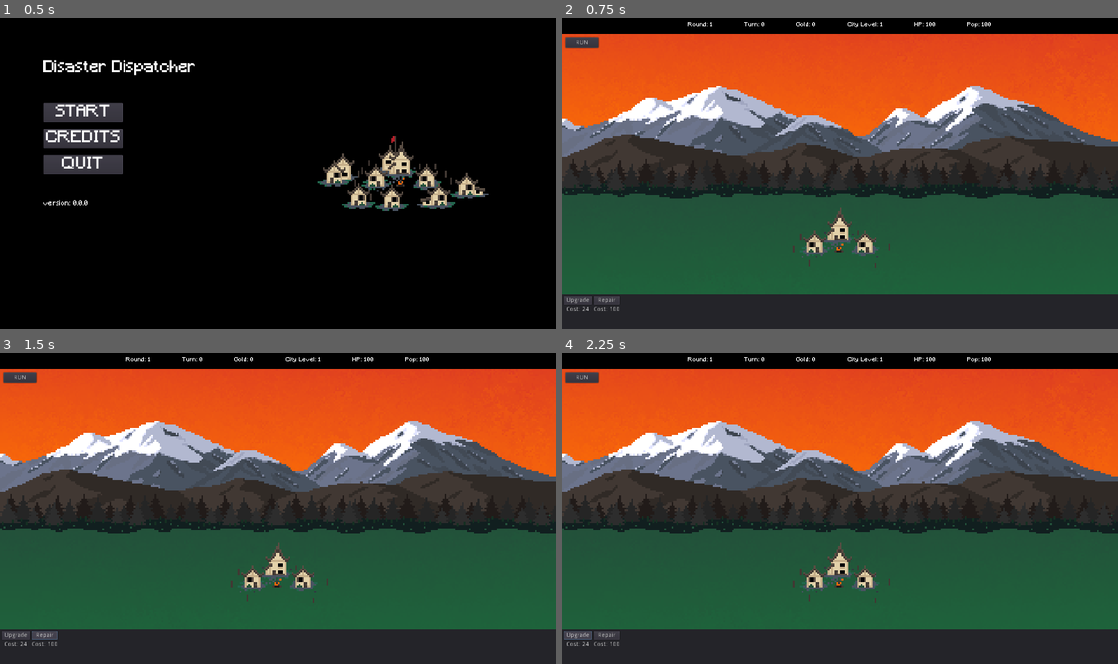
Above: before the commit, frames 1-4 (two rows, left to right).
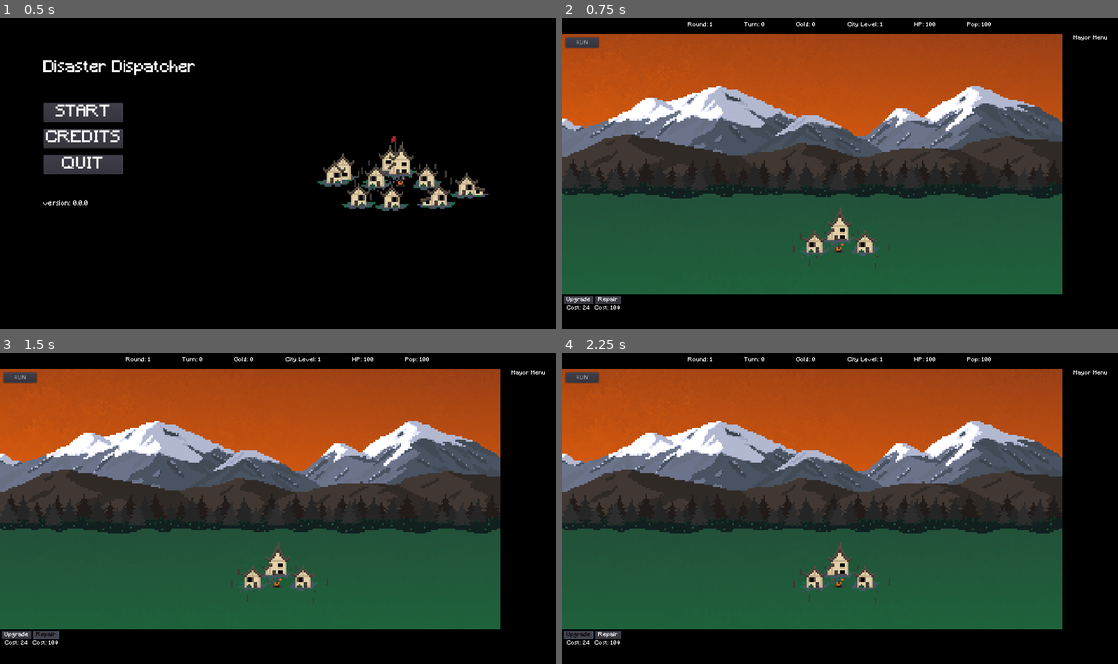
Above: after the commit, the same moments.

Repository: terrainbuilder52/Disaster_Dispatcher
Game: Godot game, scene res://scenes/TitleMenu.tscn
The game is run twice, just before and just after one commit, with the same random seed, the same clock (stepped at 60 frames per second) and the same inputs.
Inputs:
- Up to frame 1 (0.5 s): no input
- Up to frame 2 (0.75 s): click "START" at 0.5 s
- Up to frame 3 (1.5 s): click "Repair" at 1.25 s
- Up to frame 4 (2.25 s): click "Upgrade" at 2 s

Frame 1 is identical in both runs. In frame 2, 41% of the frame differs, in the area x 0-100%, y 5-100%; in frame 3, 41%; in frame 4, 41%.

Commit message:
Added basic mayor menu. The plague

Diff:
--- a/Disaster_Dispatcher/City.gd
+++ b/Disaster_Dispatcher/City.gd
@@ -66,17 +66,19 @@
 	elif city_level == 3:
 		$Sprite.texture = city_level_3
 
+func _on_RepairCityButton_pressed():
+	if health != max_health:
+		if gold >= 100:
+			health += 20
+			gold -= 100
 
+#DISASTERS
 func _on_World_fire_disaster():
 	health -= 1
-
 
 func _on_World_flood_disaster():
 	health -= 2
 	population -= 2
 
-
-func _on_RepairCityButton_pressed():
-	if gold >= 100:
-		health += 20
-		gold -= 100
+func _on_World_plague_disaster():
+		population -= 25
--- a/Disaster_Dispatcher/Main_Scene.gd
+++ b/Disaster_Dispatcher/Main_Scene.gd
@@ -13,6 +13,7 @@
 signal clear_disaster
 signal fire_disaster
 signal flood_disaster
+signal plague_disaster
 signal tornado_disaster
 signal monster_disaster
 signal rainbow_disaster
@@ -52,6 +53,9 @@
 		game_round += 1
 		disaster_list.clear()
 		disaster_generation(max_turn)
+		$FireDisaster.hide()
+		$FloodDisaster.hide()
+		$PlagueDisaster.hide()
 # GENERATE DISASTER MAP
 func disaster_generation(round_length):
 	for i in range(round_length):
@@ -76,6 +80,10 @@
 		emit_signal("flood_disaster")
 		$FloodDisaster.show()
 		time_passed = 30
+	elif disasters_list[3] in disaster_list[turn]:
+		emit_signal("plague_disaster")
+		$PlagueDisaster.show()
+		time_passed = 30
 
 # SIGNAL FUNCTIONS
 func _on_City_has_died():
@@ -86,3 +94,8 @@
 
 func _on_StartGameButton_pressed():
 	start_game = true
+
+
+
+func _on_World_plague_disaster():
+	pass # Replace with function body.
--- a/Disaster_Dispatcher/WorldUI.gd
+++ b/Disaster_Dispatcher/WorldUI.gd
@@ -12,8 +12,10 @@
 
 	if start_game == true:
 		$ActionMenu/Panel.hide()
+		$MayorMenu/Panel.hide()
 	else:
 		$ActionMenu/Panel.show()
+		$MayorMenu/Panel.show()
 
 	# CITY
 	var city_scene = get_parent().get_node("City")
--- a/Disaster_Dispatcher/scenes/GUI/ActionMenu.tscn
+++ b/Disaster_Dispatcher/scenes/GUI/ActionMenu.tscn
@@ -1,9 +1,12 @@
-[gd_scene format=2]
+[gd_scene load_steps=2 format=2]
+
+[ext_resource path="res://WorldUI_theme.tres" type="Theme" id=1]
 
 [node name="ActionMenu" type="MarginContainer"]
 anchor_right = 1.0
 anchor_bottom = 1.0
 rect_min_size = Vector2( 100, 40 )
+theme = ExtResource( 1 )
 custom_constants/margin_top = 600
 __meta__ = {
 "_edit_use_anchors_": false
@@ -24,18 +27,18 @@
 }
 
 [node name="UpgradeContainer" type="VBoxContainer" parent="Panel/HBoxContainer"]
-margin_right = 65.0
-margin_bottom = 38.0
+margin_right = 71.0
+margin_bottom = 40.0
 
 [node name="UpgradeCityButton" type="Button" parent="Panel/HBoxContainer/UpgradeContainer"]
-margin_right = 65.0
-margin_bottom = 20.0
+margin_right = 71.0
+margin_bottom = 21.0
 text = "Upgrade"
 
 [node name="CostLabel" type="Label" parent="Panel/HBoxContainer/UpgradeContainer"]
-margin_top = 24.0
-margin_right = 65.0
-margin_bottom = 38.0
+margin_top = 25.0
+margin_right = 71.0
+margin_bottom = 40.0
 text = "Cost: 100"
 align = 1
 __meta__ = {
@@ -43,19 +46,19 @@
 }
 
 [node name="RepairContainer" type="VBoxContainer" parent="Panel/HBoxContainer"]
-margin_left = 69.0
-margin_right = 129.0
-margin_bottom = 38.0
+margin_left = 75.0
+margin_right = 136.0
+margin_bottom = 40.0
 
 [node name="RepairCityButton" type="Button" parent="Panel/HBoxContainer/RepairContainer"]
-margin_right = 60.0
-margin_bottom = 20.0
+margin_right = 61.0
+margin_bottom = 21.0
 text = "Repair"
 
 [node name="CostLabel" type="Label" parent="Panel/HBoxContainer/RepairContainer"]
-margin_top = 24.0
-margin_right = 60.0
-margin_bottom = 38.0
+margin_top = 25.0
+margin_right = 61.0
+margin_bottom = 40.0
 text = "Cost: 100"
 align = 1
 __meta__ = {
--- a/Disaster_Dispatcher/scenes/GUI/GUI.tscn
+++ b/Disaster_Dispatcher/scenes/GUI/GUI.tscn
@@ -1,5 +1,6 @@
-[gd_scene load_steps=5 format=2]
+[gd_scene load_steps=6 format=2]
 
+[ext_resource path="res://scenes/GUI/MayorMenu.tscn" type="PackedScene" id=1]
 [ext_resource path="res://WorldUI.gd" type="Script" id=2]
 [ext_resource path="res://scenes/GUI/ActionMenu.tscn" type="PackedScene" id=3]
 [ext_resource path="res://scenes/GUI/StatsLabels.tscn" type="PackedScene" id=4]
@@ -13,6 +14,8 @@
 "_edit_use_anchors_": false
 }
 
+[node name="MayorMenu" parent="." instance=ExtResource( 1 )]
+
 [node name="ActionMenu" parent="." instance=ExtResource( 3 )]
 margin_top = 40.0
 margin_bottom = 88.0
--- /dev/null
+++ b/Disaster_Dispatcher/scenes/GUI/MayorMenu.tscn
@@ -0,0 +1,34 @@
+[gd_scene load_steps=2 format=2]
+
+[ext_resource path="res://WorldUI_theme.tres" type="Theme" id=1]
+
+[node name="MayorMenu" type="MarginContainer"]
+anchor_right = 1.0
+anchor_bottom = 1.0
+theme = ExtResource( 1 )
+custom_constants/margin_top = 40
+custom_constants/margin_left = 1152
+custom_constants/margin_bottom = 79
+__meta__ = {
+"_edit_use_anchors_": false
+}
+
+[node name="Panel" type="Panel" parent="."]
+margin_left = 1152.0
+margin_top = 40.0
+margin_right = 1280.0
+margin_bottom = 641.0
+
+[node name="VBoxContainer" type="VBoxContainer" parent="Panel"]
+anchor_right = 1.0
+anchor_bottom = 1.0
+margin_top = 4.0
+__meta__ = {
+"_edit_use_anchors_": false
+}
+
+[node name="Label" type="Label" parent="Panel/VBoxContainer"]
+margin_right = 128.0
+margin_bottom = 15.0
+text = "Mayor Menu"
+align = 1
--- a/Disaster_Dispatcher/scenes/Main_Scene.tscn
+++ b/Disaster_Dispatcher/scenes/Main_Scene.tscn
@@ -8,6 +8,8 @@
 [ext_resource path="res://scenes/disasters/FireDisaster.gd" type="Script" id=6]
 [ext_resource path="res://scenes/disasters/FloodDisaster.tscn" type="PackedScene" id=7]
 [ext_resource path="res://scenes/disasters/FloodDisaster.gd" type="Script" id=8]
+[ext_resource path="res://scenes/disasters/PlagueDisaster.tscn" type="PackedScene" id=9]
+[ext_resource path="res://scenes/disasters/PlagueDisaster.gd" type="Script" id=10]
 
 [node name="World" type="Node"]
 script = ExtResource( 4 )
@@ -28,12 +30,18 @@
 script = ExtResource( 6 )
 
 [node name="FloodDisaster" parent="." instance=ExtResource( 7 )]
-position = Vector2( 632, 384 )
+position = Vector2( 640, 360 )
 script = ExtResource( 8 )
+
+[node name="PlagueDisaster" parent="." instance=ExtResource( 9 )]
+position = Vector2( 640, 512 )
+script = ExtResource( 10 )
 [connection signal="disaster_died" from="." to="FloodDisaster" method="_on_World_disaster_died"]
 [connection signal="disaster_died" from="." to="FireDisaster" method="_on_World_disaster_died"]
+[connection signal="disaster_died" from="." to="PlagueDisaster" method="_on_World_disaster_died"]
 [connection signal="fire_disaster" from="." to="City" method="_on_World_fire_disaster"]
 [connection signal="flood_disaster" from="." to="City" method="_on_World_flood_disaster"]
+[connection signal="plague_disaster" from="." to="City" method="_on_World_plague_disaster"]
 [connection signal="turn_passed" from="." to="City" method="_on_World_turn_passed"]
 [connection signal="pressed" from="WorldUI/ActionMenu/Panel/HBoxContainer/UpgradeContainer/UpgradeCityButton" to="City" method="_on_UpgradeCityButton_pressed"]
 [connection signal="pressed" from="WorldUI/ActionMenu/Panel/HBoxContainer/RepairContainer/RepairCityButton" to="City" method="_on_RepairCityButton_pressed"]
--- a/Disaster_Dispatcher/scenes/disasters/FireDisaster.tscn
+++ b/Disaster_Dispatcher/scenes/disasters/FireDisaster.tscn
@@ -26,7 +26,6 @@
 
 [node name="AnimatedSprite" type="AnimatedSprite" parent="Area2D"]
 frames = SubResource( 1 )
-frame = 2
 playing = true
 
 [node name="CollisionShape2D" type="CollisionShape2D" parent="Area2D"]
@@ -41,7 +40,6 @@
 
 [node name="AnimatedSprite" type="AnimatedSprite" parent="Area2D2"]
 frames = SubResource( 1 )
-frame = 2
 playing = true
 
 [node name="CollisionShape2D" type="CollisionShape2D" parent="Area2D2"]
@@ -56,7 +54,7 @@
 
 [node name="AnimatedSprite" type="AnimatedSprite" parent="Area2D3"]
 frames = SubResource( 1 )
-frame = 1
+frame = 3
 playing = true
 
 [node name="CollisionShape2D" type="CollisionShape2D" parent="Area2D3"]
--- /dev/null
+++ b/Disaster_Dispatcher/scenes/disasters/PlagueDisaster.gd
@@ -0,0 +1,9 @@
+extends Node2D
+
+# Called when the node enters the scene tree for the first time.
+func _ready():
+	hide()
+
+
+func _on_World_disaster_died():
+	hide()
--- /dev/null
+++ b/Disaster_Dispatcher/scenes/disasters/PlagueDisaster.tscn
@@ -0,0 +1,8 @@
+[gd_scene load_steps=2 format=2]
+
+[ext_resource path="res://assets/disasters/plague.png" type="Texture" id=1]
+
+[node name="Plague" type="Node2D"]
+
+[node name="Sprite" type="Sprite" parent="."]
+texture = ExtResource( 1 )
Binary file changed: Disaster_Dispatcher/assets/background/location_mountain.png
Binary file changed: Disaster_Dispatcher/assets/disasters/flood.png
Binary file added: Disaster_Dispatcher/assets/disasters/plague.png
Not shown, added: Disaster_Dispatcher/assets/disasters/plague.png.import
Not shown: 1 places in Disaster_Dispatcher/scenes/Main_Scene.tscn that only renumber resources
